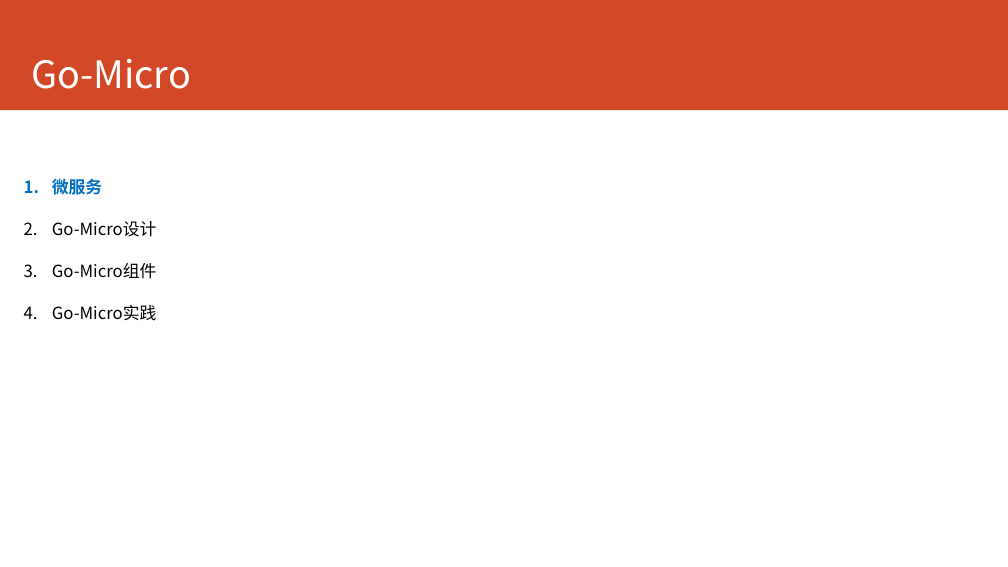
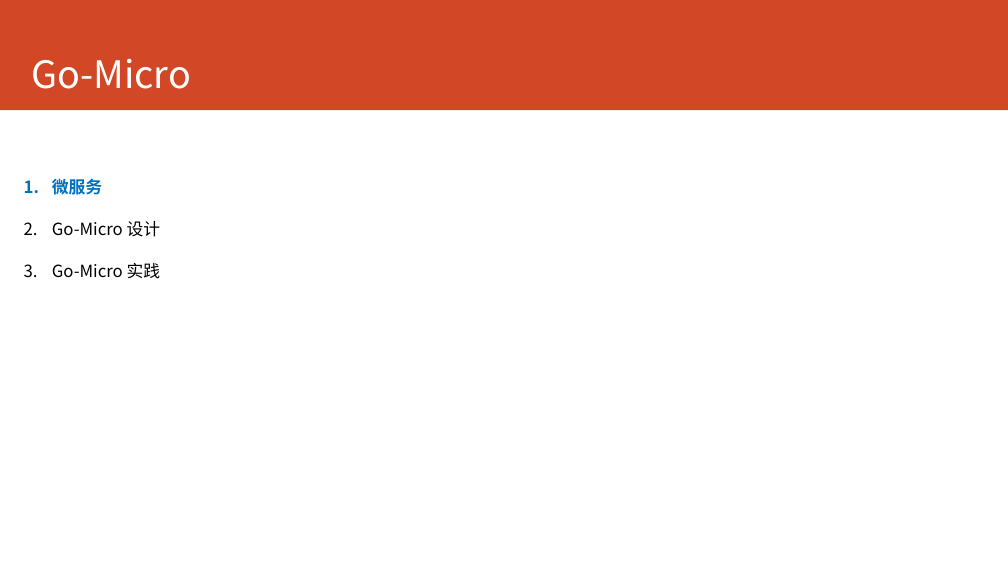
Before and after one commit to printfcoder/printfcoder, a slide deck: slide 40 of course/for-emc/course-for-emc.pptx. Drawn at 1008x567 pixels with LibreOffice and Linux fonts; fonts in the diff are those of the drawing. Boxes give left, top, right and bottom in pixels: in the first picture for what was removed or moved away, otherwise in the second. Text is boxed around its words. In the diff, an @@ line names an element or a change of style, - is before the commit and + after.

```diff
--- a/course/for-emc/course-for-emc.pptx
+++ b/course/for-emc/course-for-emc.pptx
@@ text at bbox=[52, 221, 161, 279]: text changed @@
-2. Go-Micro设计
-3. Go-Micro组件
-4. Go-Micro实践
+2. Go-Micro 设计
+3. Go-Micro 实践
```
Also in this commit, not shown: 4 other slides changed, 23 slides added, 4 other files.
